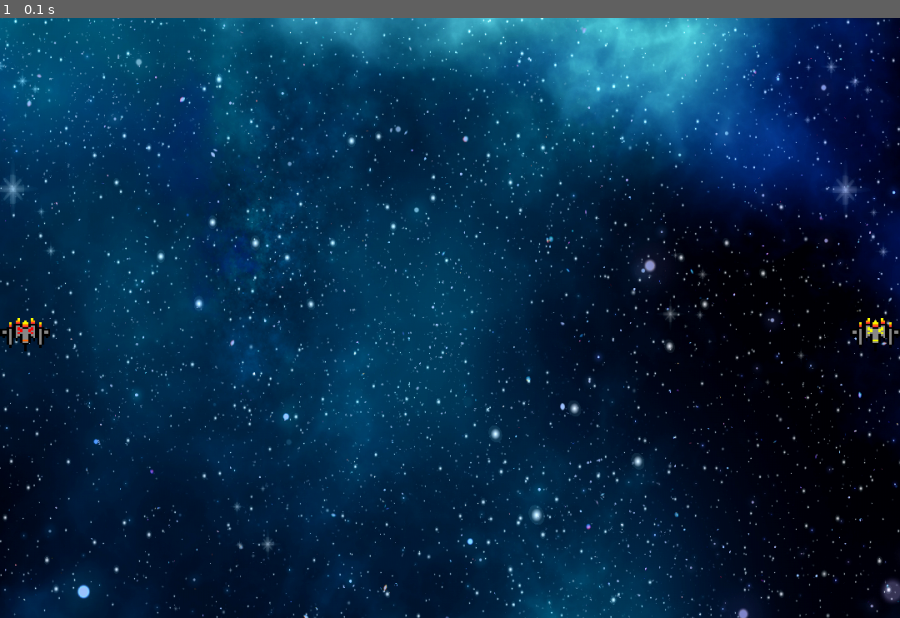
Above: before the commit, frame 1.
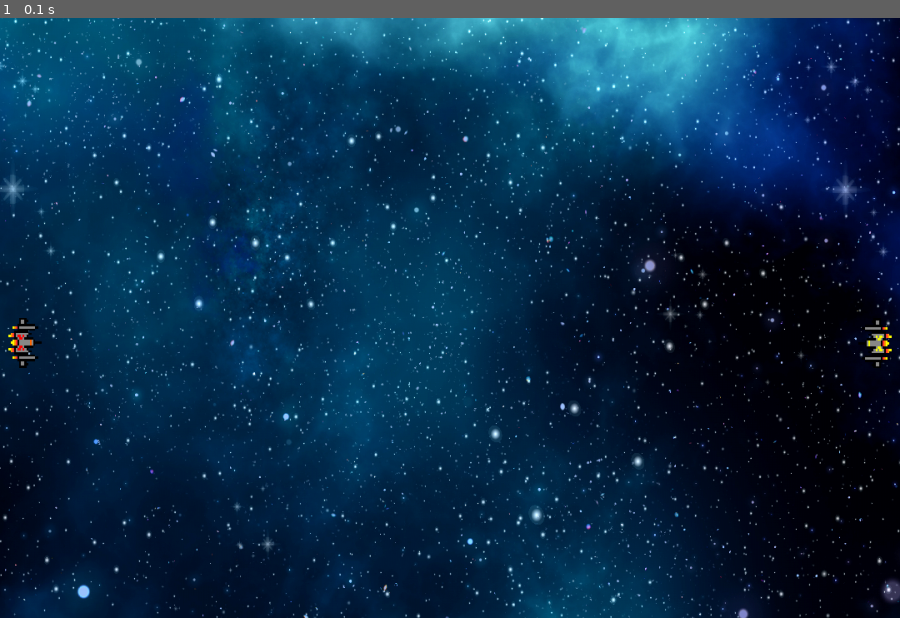
Above: after the commit, the same moment.

Repository: Rioreyblue/pygame_galaxy_fighters
Game: pygame game, started from main.py
The game is run twice, just before and just after one commit, with the same random seed, the same clock (stepped at 60 frames per second) and the same inputs.
Inputs:
- Up to frame 1 (0.1 s): no input

The runs differ from the first frame. In frame 1, 0.4% of the frame differs, in the area x 0-100%, y 50-59%.

Commit message:
adding rotation for players

Diff:
--- a/src/game.py
+++ b/src/game.py
@@ -13,14 +13,15 @@
 FPS = 60
 #player variables
 RED_SPACESHIP_IMAGE = pygame.image.load("Assets/spaceship_red.png")
-RED_SPACESHIP = pygame.transform.scale(RED_SPACESHIP_IMAGE, (SPACE_SHIP_WIDTH, SPACE_SHIP_HEIGHT))
+RED_SPACESHIP = pygame.transform.rotate(pygame.transform.scale(RED_SPACESHIP_IMAGE, (SPACE_SHIP_WIDTH, SPACE_SHIP_HEIGHT)), 90)
+
 YELLOW_SPACESHIP_IMAGE = pygame.image.load("Assets/spaceship_yellow.png")
-YELLOW_SPACESHIP = pygame.transform.scale(YELLOW_SPACESHIP_IMAGE, (SPACE_SHIP_WIDTH, SPACE_SHIP_HEIGHT))
+YELLOW_SPACESHIP = pygame.transform.rotate(pygame.transform.scale(YELLOW_SPACESHIP_IMAGE, (SPACE_SHIP_WIDTH, SPACE_SHIP_HEIGHT)), -90)
 
 def draw():
     WIN.blit(BG,(0,0))
-    WIN.blit(RED_SPACESHIP,(0,HEIGHT/2))
-    WIN.blit(YELLOW_SPACESHIP,(1020, HEIGHT/2))
+    WIN.blit(RED_SPACESHIP,(10,HEIGHT/2))
+    WIN.blit(YELLOW_SPACESHIP,(1030, HEIGHT/2))
     pygame.display.update()
 
 def run_game():
